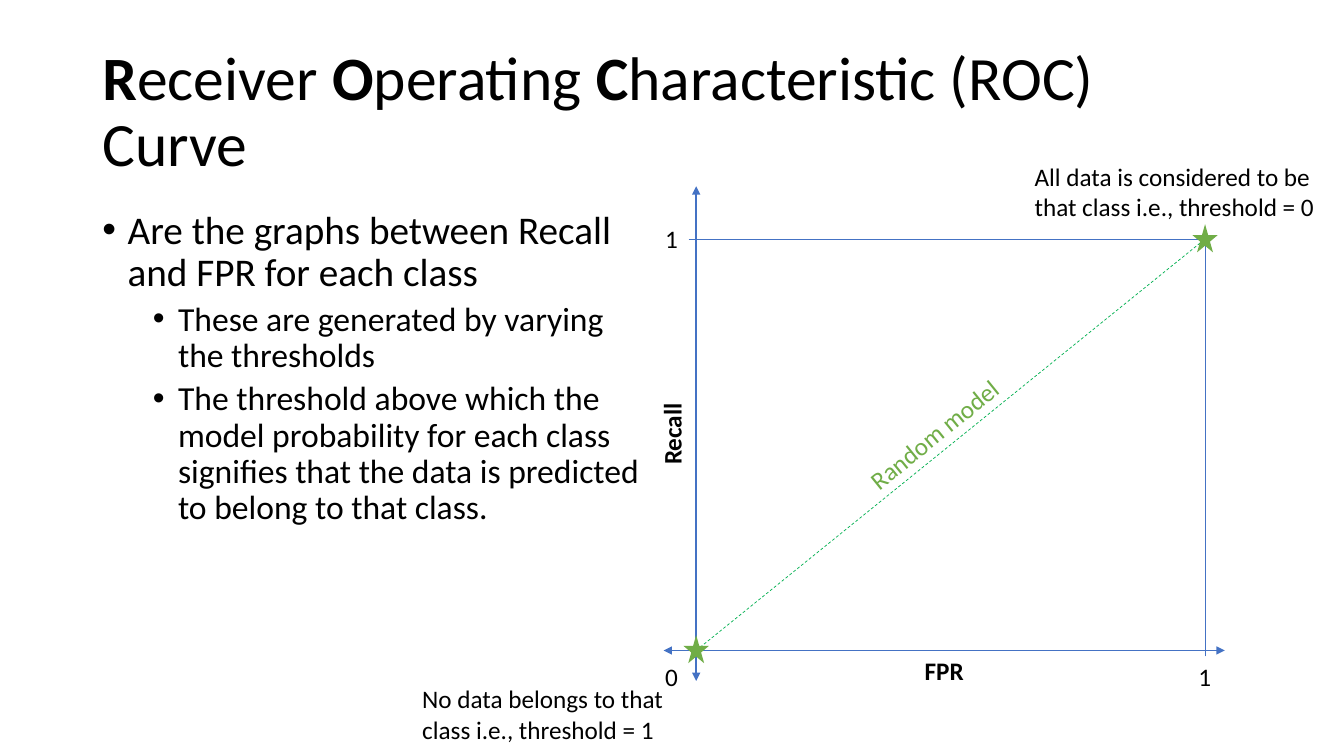
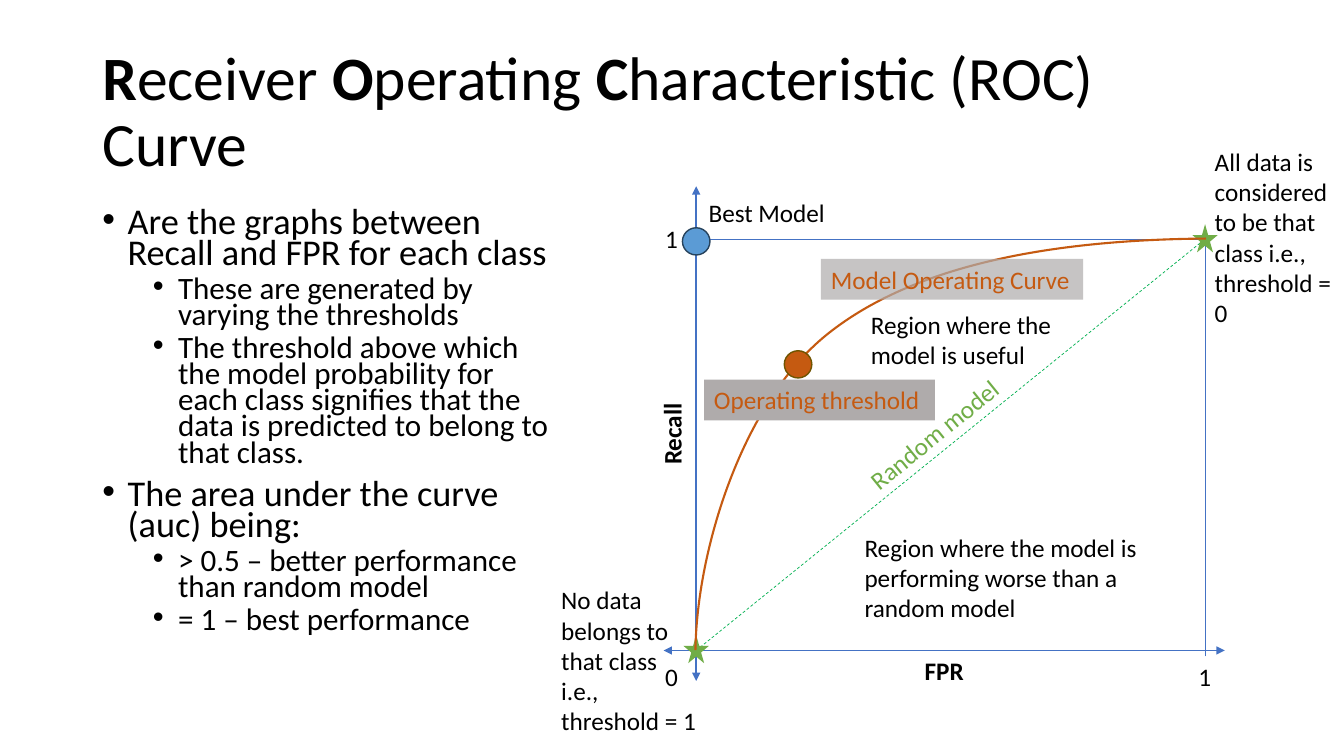
Before and after one commit to meenakshsundaram/AIML, a slide deck: slide 30 of DecisionTrees/DecisionTrees.pptx. Drawn at 1344x756 pixels with LibreOffice and Linux fonts; fonts in the diff are those of the drawing. Boxes give left, top, right and bottom in pixels: in the first picture for what was removed or moved away, otherwise in the second. Text is boxed around its words. In the diff, an @@ line names an element or a change of style, - is before the commit and + after.

Commit message:
Added ROC Curve Slide to DecisionTrees.pptx

```diff
--- a/DecisionTrees/DecisionTrees.pptx
+++ b/DecisionTrees/DecisionTrees.pptx
@@ text "All data is considered to ..." rewrapped from [1035,168,1314,219] to [1215,153,1327,322] @@
@@ text added at [709,204,824,223], 18 pt, text #000000 @@
+Best Model
@@ ellipse added at [683,228,710,255], fill #5B9BD5, outline #28445D 1 pt @@
@@ freeform shape added at [696,239,1206,650], outline #C55A11 1.5 pt @@
@@ line moved from (689, 239) - (1206, 239) to (697, 239) - (1206, 239) @@
@@ rectangle added at [821,259,1083,299], fill #AFABAB at 70% opacity, 18 pt, text #C55A11 @@
+Model Operating Curve
@@ text at [178,277,549,464]: size 28 to 25.9 pt in "Are the graphs between Recall and FPR ..."; size 24 to 22.2 pt in "These are generated by varying the thresholds", "The threshold above which the model probability ..."; line spacing 0.9 to 0.7 @@
@@ text added at [871,316,1051,365], 18 pt, text #000000 @@
+Region where the model is useful
@@ ellipse added at [784,351,812,378], fill #C55A11, outline #705400 1 pt @@
@@ rectangle added at [704,380,935,420], fill #AFABAB, 18 pt, text #C55A11 @@
+Operating threshold
@@ text at [128,480,517,635]: paragraphs added @@
+• The area under the curve (auc) being:
+  • > 0.5 – better performance than random model
+  • = 1 – best performance
@@ text added at [865,539,1137,617], 18 pt, text #000000 @@
+Region where the model is performing worse than a random model
@@ text "No data belongs to that ..." rewrapped from [422,690,663,742] to [561,591,696,731] @@
```
Also in this commit, not shown: 2 other slides changed, 1 slide removed.
